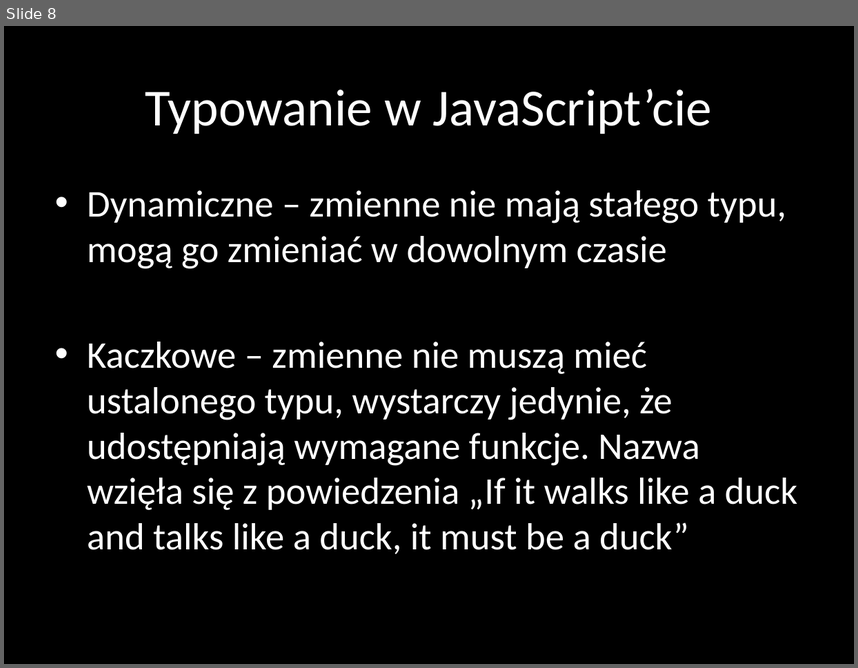
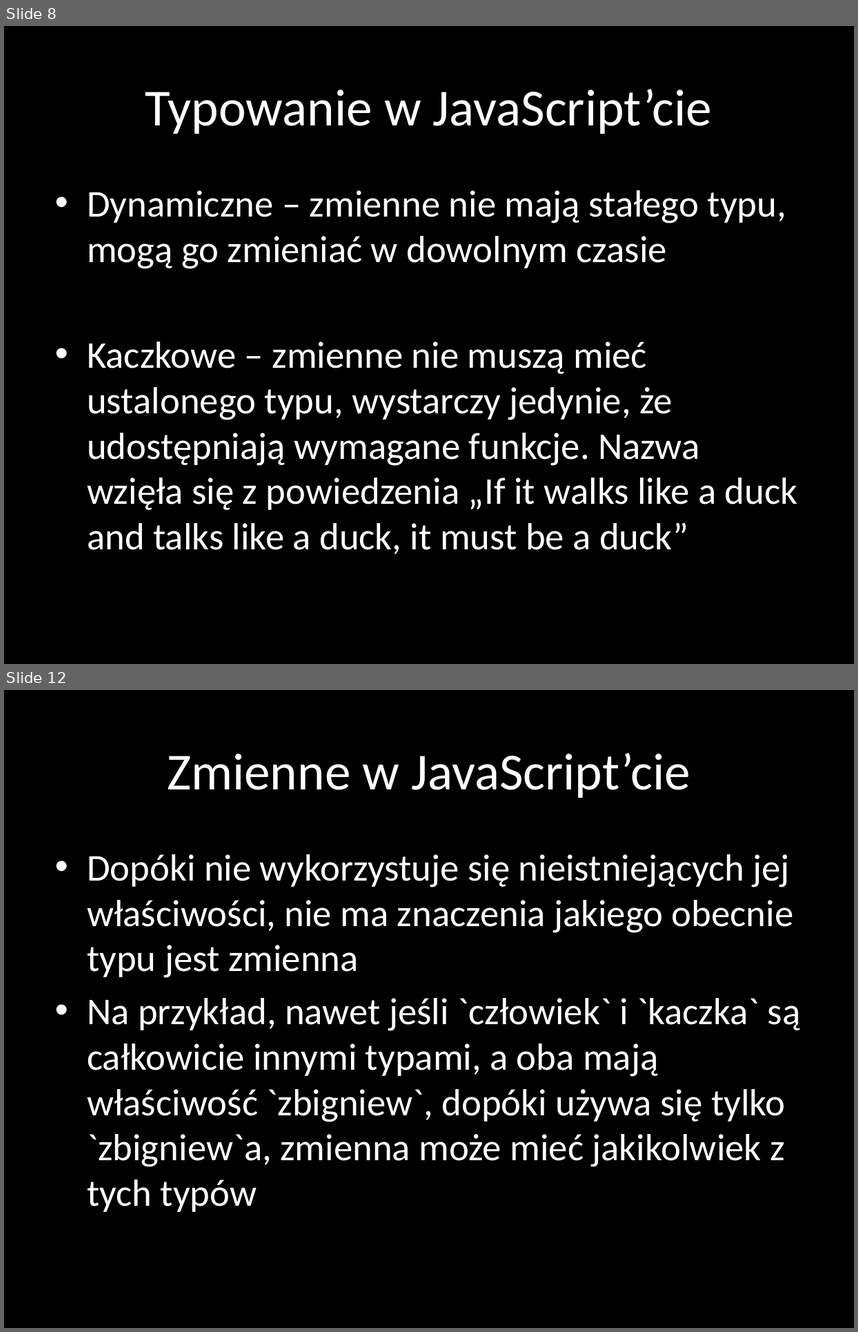
Before and after one commit to nabijaczleweli/UniwersytetDzieci-Google-2015-prezentacja, a slide deck: prezentacja/JavaScript.pptx. Shown one above the other, each under a label of ours: slide 8 before the commit, slides 8 and 12 after it; the slides between them are not shown. The pictures are 858x668 and 858x1332 pixels, drawn with LibreOffice and Linux fonts; fonts in the diff are those of the drawing. Boxes give left, top, right and bottom in pixels: in the first picture for what was removed or moved away, otherwise in the second. Text is boxed around its words. In the diff, an @@ line names an element or a change of style, - is before the commit and + after.

```diff
--- a/prezentacja/JavaScript.pptx
+++ b/prezentacja/JavaScript.pptx
@@ slide 12 added at (4,690,854,1328), background #000000 @@
@@ title added at (167,753,690,798), 44 pt, text #FFFFFF @@
+Zmienne w JavaScript’cie
@@ text added at (87,854,801,1212), 32 pt, text #FFFFFF @@
+• Dopóki nie wykorzystuje się nieistniejących jej właściwości, nie ma znaczenia jakiego obecnie typu jest zmienna
+• Na przykład, nawet jeśli `człowiek` i `kaczka` są całkowicie innymi typami, a oba mają właściwość `zbigniew`, dopóki używa się tylko `zbigniew`a, zmienna może mieć jakikolwiek z tych typów
```
Also in this commit, not shown: 3 other slides added, 1 other file.
